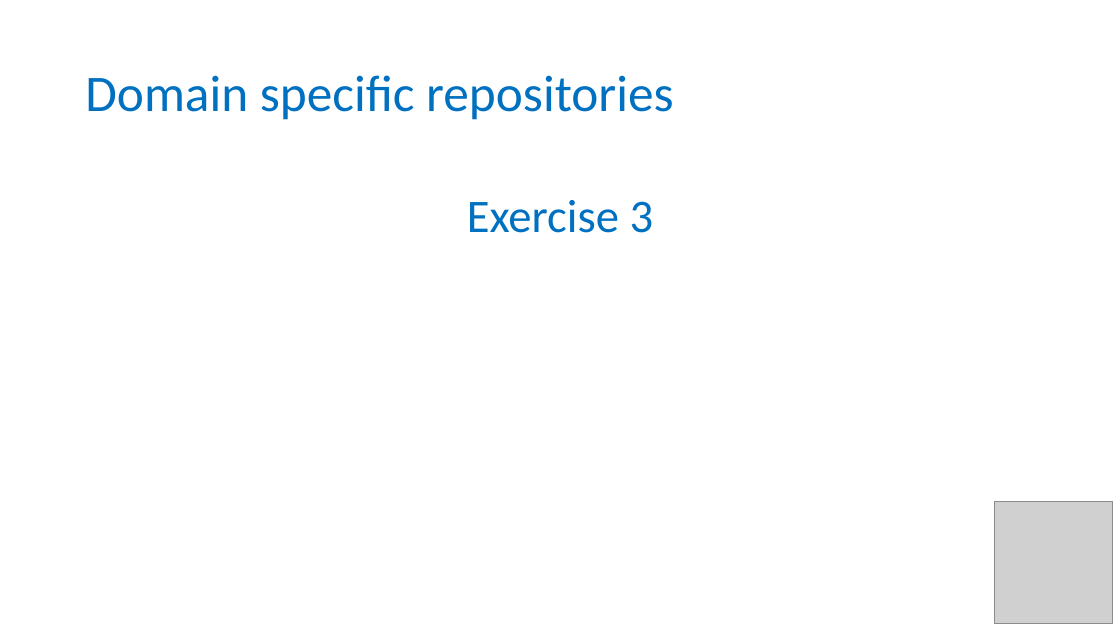
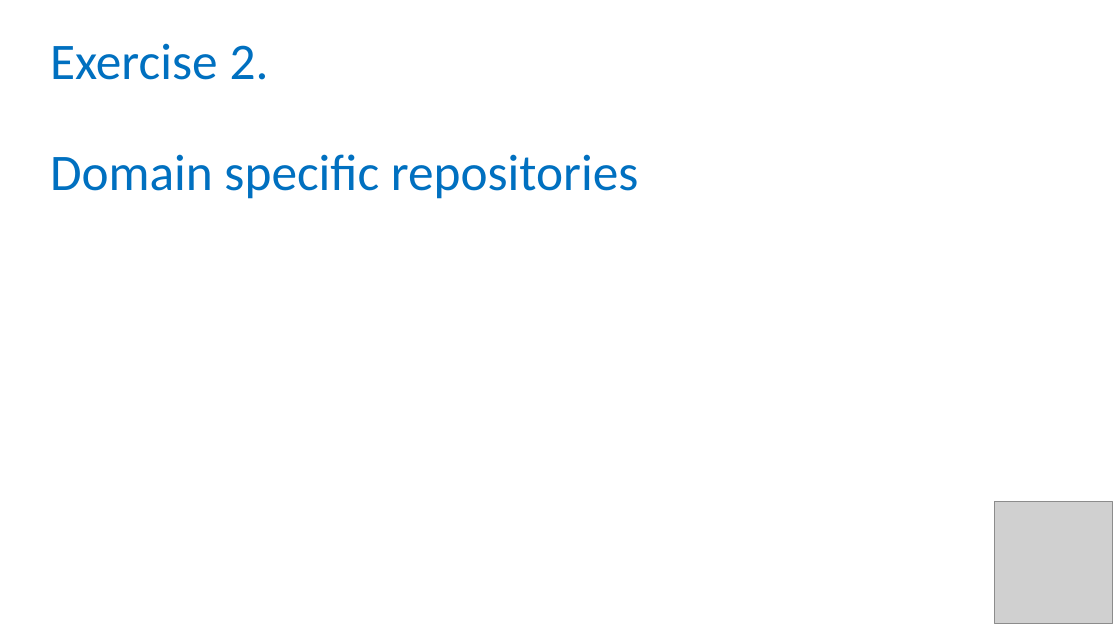
Before and after one commit to carpentries-incubator/fair-for-leaders, a slide deck: slide 11 of instructors/04-Public_repositories.pptx. Drawn at 1120x630 pixels with LibreOffice and Linux fonts; fonts in the diff are those of the drawing; grey boxes stand for pictures; background and template pictures are left out. Boxes give left, top, right and bottom in pixels: in the first picture for what was removed or moved away, otherwise in the second. Text is boxed around its words. In the diff, an @@ line names an element or a change of style, - is before the commit and + after.

Commit message:
updated FAIR exercise

```diff
--- a/instructors/04-Public_repositories.pptx
+++ b/instructors/04-Public_repositories.pptx
@@ title at box(50, 43, 638, 199): text changed @@
-Domain specific repositories
+Exercise 2.
+Domain specific repositories
@@ text removed at box(467, 200, 654, 233) @@
-Exercise 3
```
Also in this commit, not shown: 5 other slides changed.
